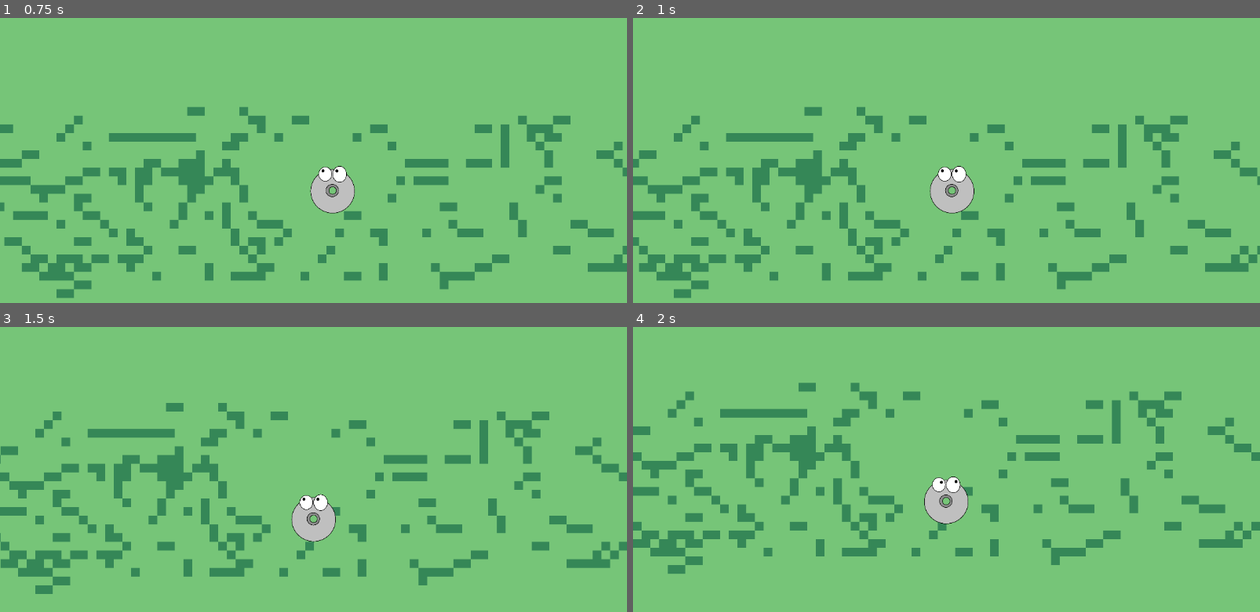
Above: before the commit, frames 1-4 (two rows, left to right).
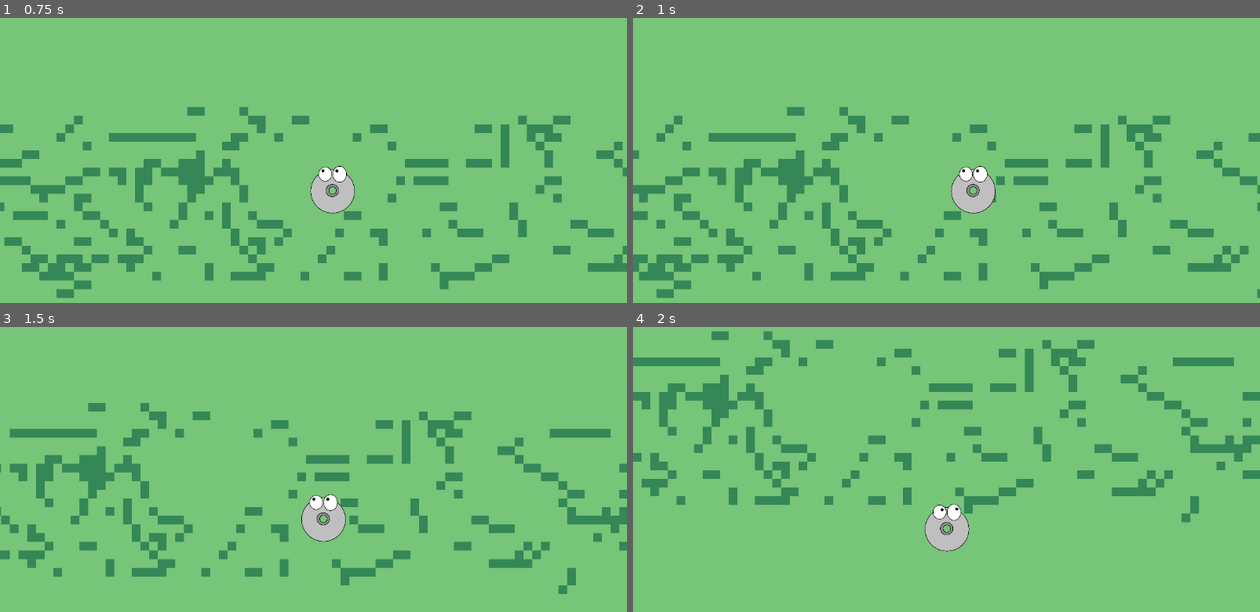
Above: after the commit, the same moments.

Repository: VNitesh17/ludum-dare-60
Game: Godot game, scene res://Scenes/game.tscn
Two runs of this game, one before a commit and one after it. Both use one fixed random seed, a clock stepped at 60 frames per second and the inputs below. The engine's default icon, where the game draws it, is replaced by a stand-in: a white triangle on a blue panel in a dark square.
Inputs:
- Up to frame 1 (0.75 s): tap Enter at 0.5 s; hold Right (move_right) from 0.53 s (still down)
- Up to frame 2 (1 s): keep holding Right (move_right)
- Up to frame 3 (1.5 s): release Right (move_right) at 1.28 s; hold Down (move_down) from 1.28 s (still down)
- Up to frame 4 (2 s): keep holding Down (move_down)

Frame 1 is identical in both runs. In frame 2, 17% of the frame differs, in the area x 0-100%, y 31-99%; in frame 3, 18%; in frame 4, 19%, in the area x 0-100%, y 1-87%.

Commit message:
reverted to old movement script

Diff:
--- a/Scripts/cee_dee.gd
+++ b/Scripts/cee_dee.gd
@@ -1,48 +1,21 @@
-
 extends CharacterBody2D
 
 @onready var animated_sprite: AnimatedSprite2D = $AnimatedSprite2D
 
-@export var step_size: float = 64.0
-@export var move_speed: float = 300.0
-
-var target_position: Vector2
-var is_moving: bool = false
-
-func _ready() -> void:
-	target_position = position
-	add_to_group("player")
+@export var speed: float = 300.0
 
 func _physics_process(delta: float) -> void:
-	if not is_moving:
-		var direction := Vector2.ZERO
+	var direction = Vector2.ZERO
 
-		if Input.is_action_just_pressed("move_up"):
-			direction = Vector2.UP
-		elif Input.is_action_just_pressed("move_down"):
-			direction = Vector2.DOWN
-		elif Input.is_action_just_pressed("move_left"):
-			direction = Vector2.LEFT
-			animated_sprite.flip_h = true
-		elif Input.is_action_just_pressed("move_right"):
-			direction = Vector2.RIGHT
-			animated_sprite.flip_h = false
+	direction.x = Input.get_axis("ui_left", "ui_right")
+	direction.y = Input.get_axis("ui_up", "ui_down")
 
+	direction = direction.normalized()
 
-		if direction != Vector2.ZERO:
-			var next_position := target_position + direction * step_size
-			target_position = next_position
-			is_moving = true
+	if direction.x > 0:
+		animated_sprite.flip_h = false
+	elif direction.x < 0:
+		animated_sprite.flip_h = true
 
-
-	if is_moving:
-		global_position = global_position.move_toward(
-			target_position + get_parent().global_position,
-			move_speed * delta
-		)
-
-		if global_position.distance_to(
-			target_position + get_parent().global_position
-		) < 1.0:
-			global_position = target_position + get_parent().global_position
-			is_moving = false
+	velocity = direction * speed
+	move_and_slide()
